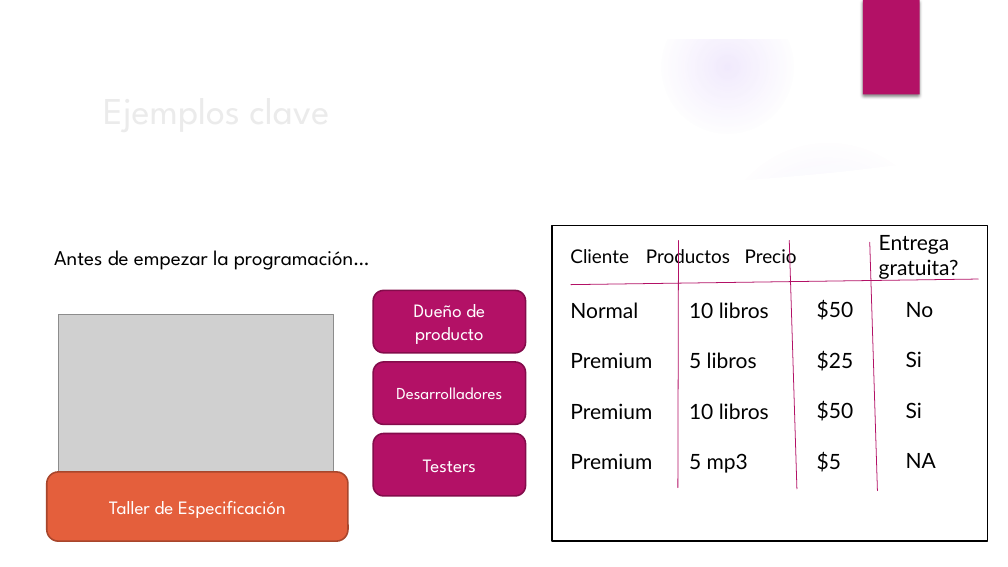
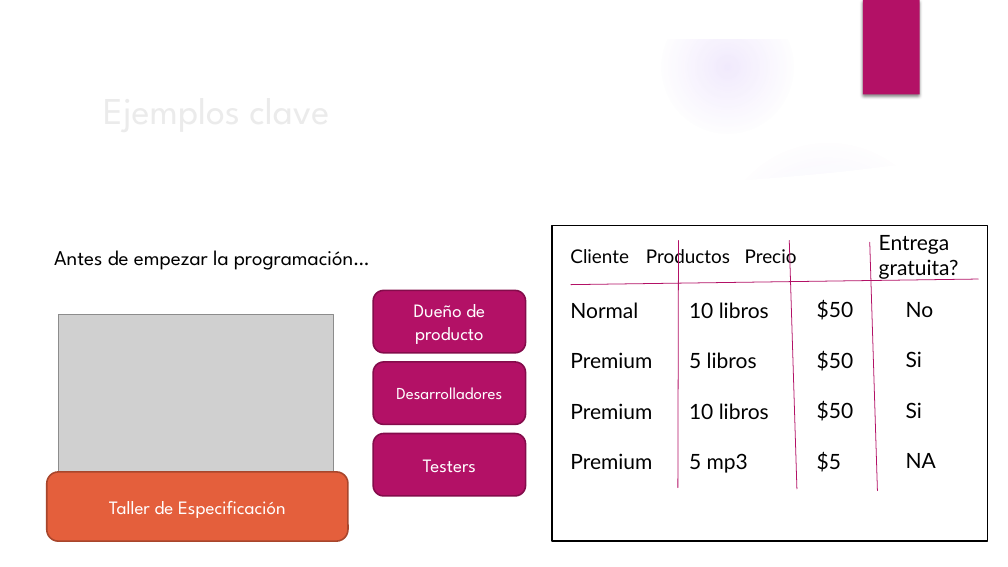
Before and after one commit to oscarcenteno/charla-especificacion-por-ejemplos, a slide deck: slide 11 of Especificacion por Ejemplos.pptx. Drawn at 1008x567 pixels with LibreOffice and Linux fonts; fonts in the diff are those of the drawing; grey boxes stand for pictures; background and template pictures are left out. Boxes give left, top, right and bottom in pixels: in the first picture for what was removed or moved away, otherwise in the second. Text is boxed around its words. In the diff, an @@ line names an element or a change of style, - is before the commit and + after.

Commit message:
Agrego ejemplo refinado con multiples tipos de producto en la orden

```diff
--- a/Especificacion por Ejemplos.pptx
+++ b/Especificacion por Ejemplos.pptx
@@ text at [817,350,854,371]: text changed @@
-$25
+$50
```
Also in this commit, not shown: 4 other slides changed, 10 other files.
